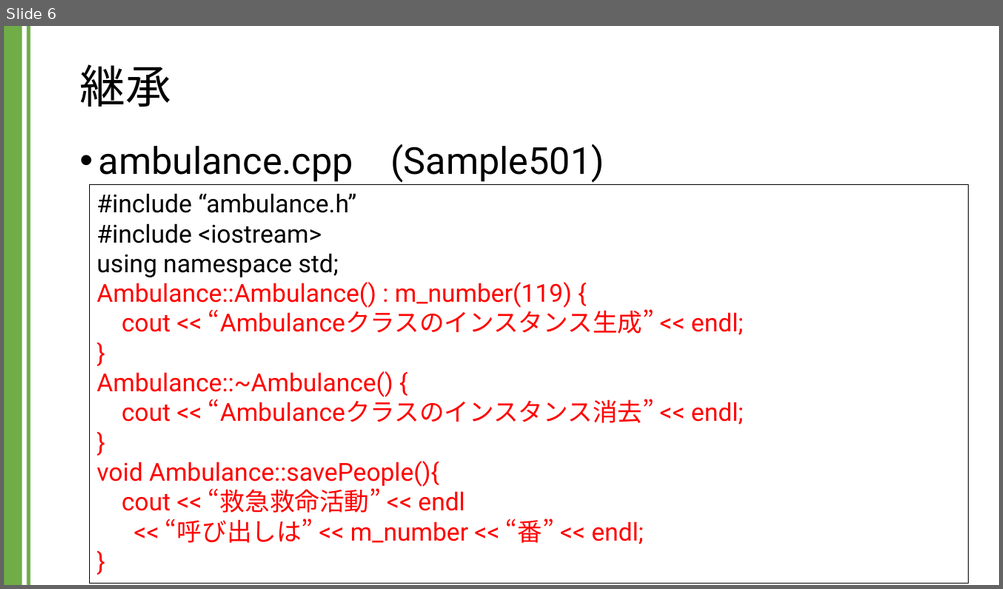
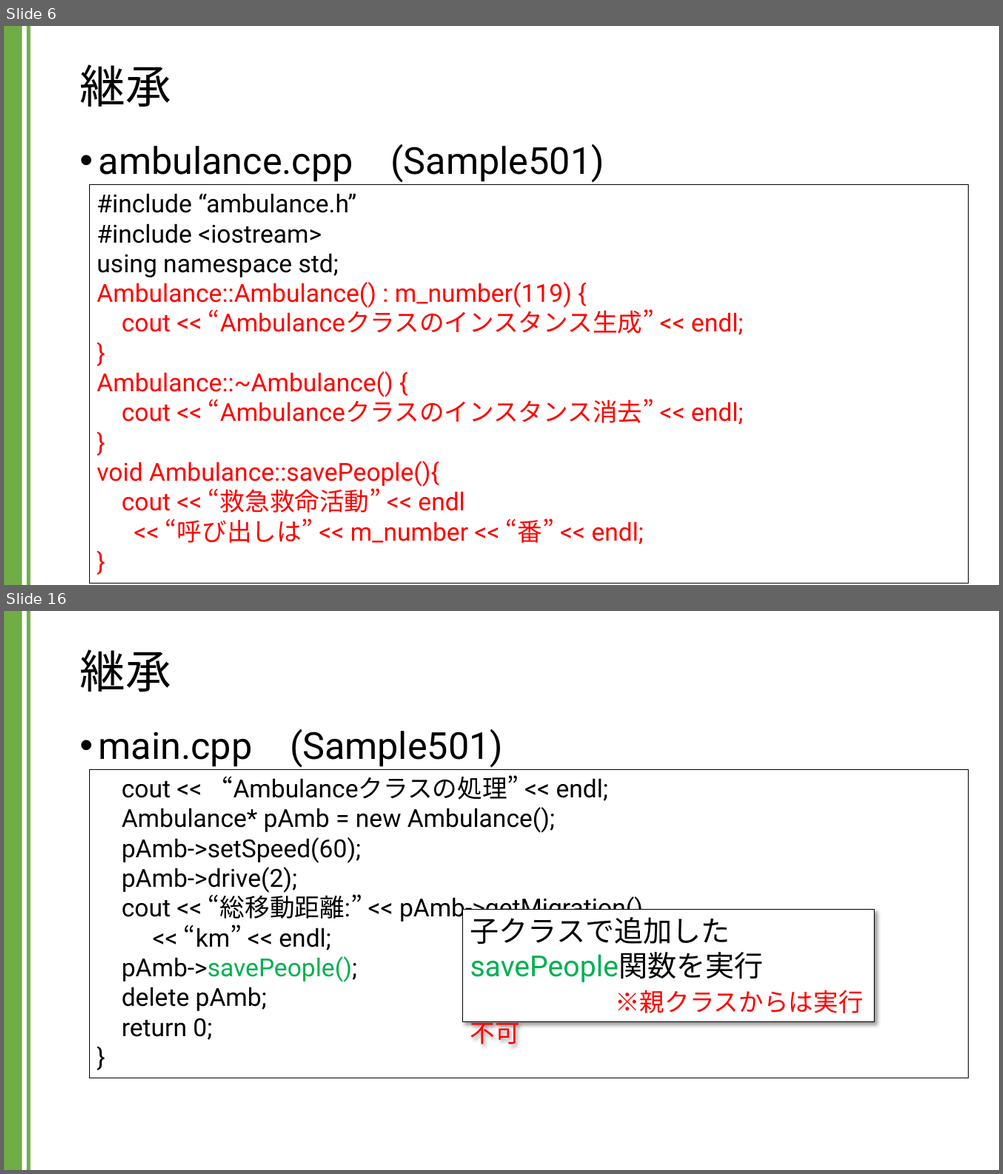
Before and after one commit to kic-murata/cpp2024, a slide deck: 授業資料/講義資料：継承とポリモーフィズム.pptx. Shown one above the other, each under a label of ours: slide 6 before the commit, slides 6 and 16 after it; the slides between them are not shown. The pictures are 1003x589 and 1003x1174 pixels, drawn with LibreOffice and Linux fonts; fonts in the diff are those of the drawing. Boxes give left, top, right and bottom in pixels: in the first picture for what was removed or moved away, otherwise in the second. Text is boxed around its words. In the diff, an @@ line names an element or a change of style, - is before the commit and + after.

```diff
--- a/授業資料/講義資料：継承とポリモーフィズム.pptx
+++ b/授業資料/講義資料：継承とポリモーフィズム.pptx
@@ slide 16 added at [4, 611, 999, 1170], background #FFFFFF; not listed: 2 template elements that a slide beside it also shows @@
@@ title added at [79, 649, 170, 692], 44 pt, text #000000 @@
+継承
@@ text added at [99, 729, 503, 767], 36 pt, text #000000 @@
+• main.cpp (Sample501)
@@ rectangle added at [90, 769, 969, 1078], outline #000000 0.75 pt, 24 pt, text #000000 @@
+cout << “Ambulanceクラスの処理” << endl;
+Ambulance* pAmb = new Ambulance();
+pAmb->setSpeed(60);
+pAmb->drive(2);
+cout << “総移動距離:” << pAmb->getMigration()
+<< “km” << endl;
+pAmb->savePeople();
+delete pAmb;
+return 0;
+}
@@ rectangle added at [463, 909, 875, 1022], fill #FFFFFF, outline #000000 0.75 pt, 28 pt, text #000000 @@
+子クラスで追加した
+savePeople関数を実行
+※親クラスからは実行不可
```
Also in this commit, not shown: 2 slides changed, 14 other slides added.
